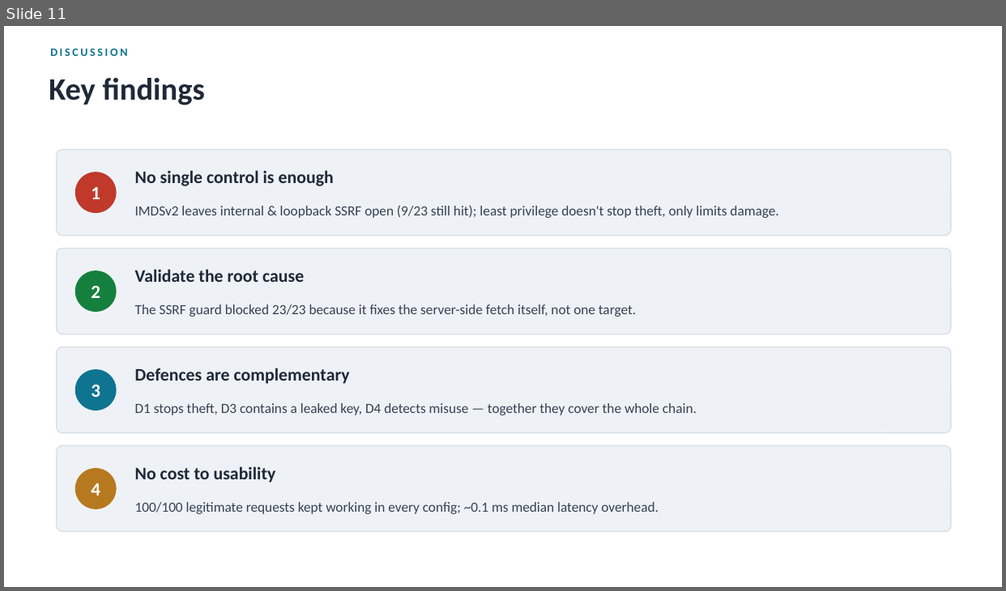
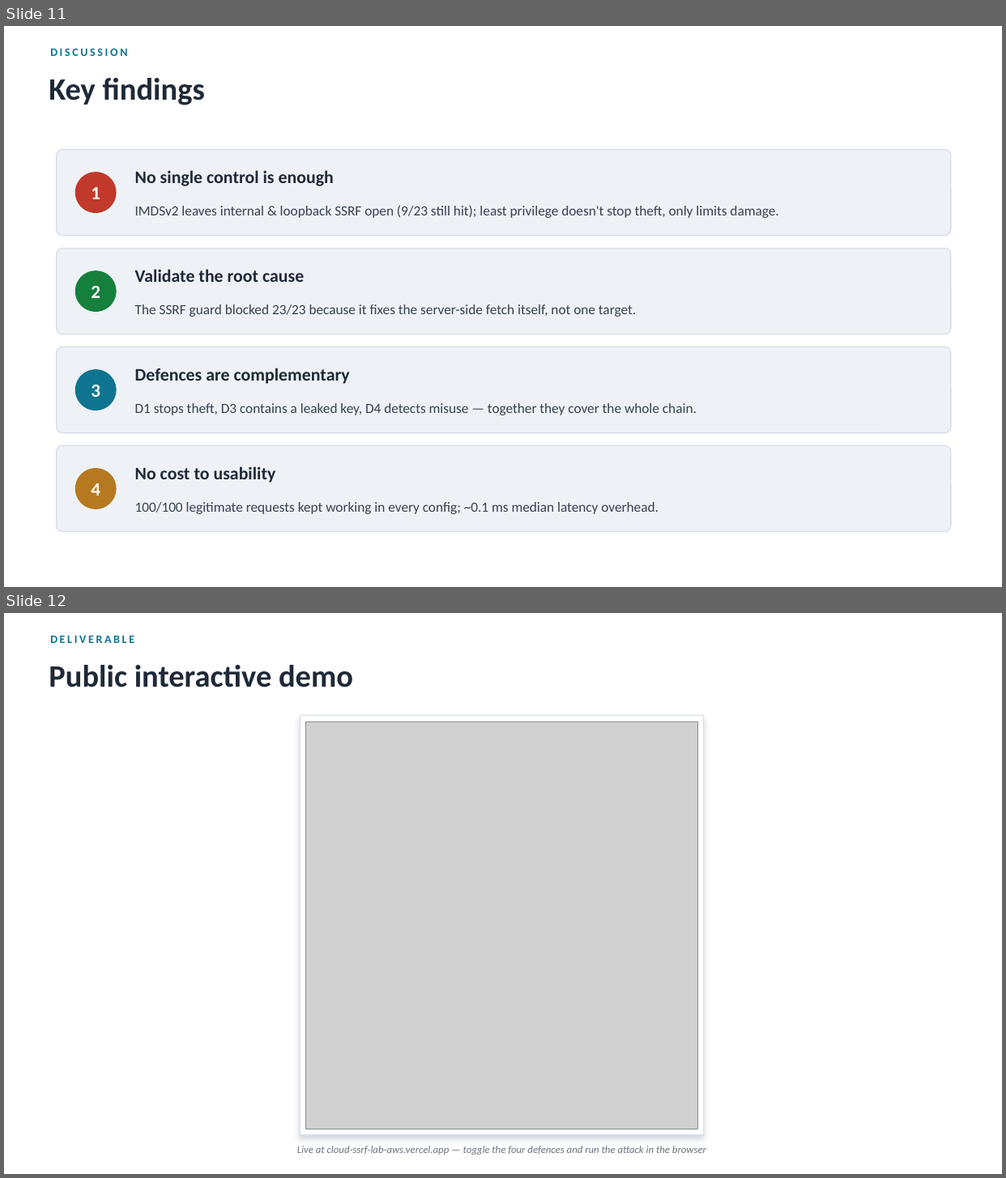
Before and after one commit to i9x0/cloud-ssrf-lab, a slide deck: report/CS621_Presentation.pptx. Shown one above the other, each under a label of ours: slide 11 before the commit, slides 11 and 12 after it. The pictures are 1006x591 and 1006x1178 pixels, drawn with LibreOffice and Linux fonts; fonts in the diff are those of the drawing; grey boxes stand for pictures. Boxes give left, top, right and bottom in pixels: in the first picture for what was removed or moved away, otherwise in the second. Text is boxed around its words. In the diff, an @@ line names an element or a change of style, - is before the commit and + after.

Commit message:
docs: refresh lab screenshots, add live-demo link/figure to report & deck, light-theme deck
Also untrack a stray Office lock file and ignore Office temp/v2 files.

```diff
--- a/report/CS621_Presentation.pptx
+++ b/report/CS621_Presentation.pptx
@@ slide 12 added at (4, 613, 1002, 1174), background #FFFFFF @@
@@ text added at (50, 636, 134, 643), 11 pt, text #0E7490, bold @@
+DELIVERABLE
@@ text added at (49, 665, 353, 688), 30 pt, text #1F2937, bold @@
+Public interactive demo
@@ rectangle added at (300, 716, 703, 1135), fill #FFFFFF, outline #D7DEE8 1 pt @@
@@ picture added at (305, 722, 697, 1130) @@
@@ text added at (297, 1146, 706, 1155), 10 pt, text #6B7280, italic @@
+Live at cloud-ssrf-lab-aws.vercel.app — toggle the four defences and run the attack in the browser
```
Also in this commit, not shown: 3 slides changed, 23 other files.
